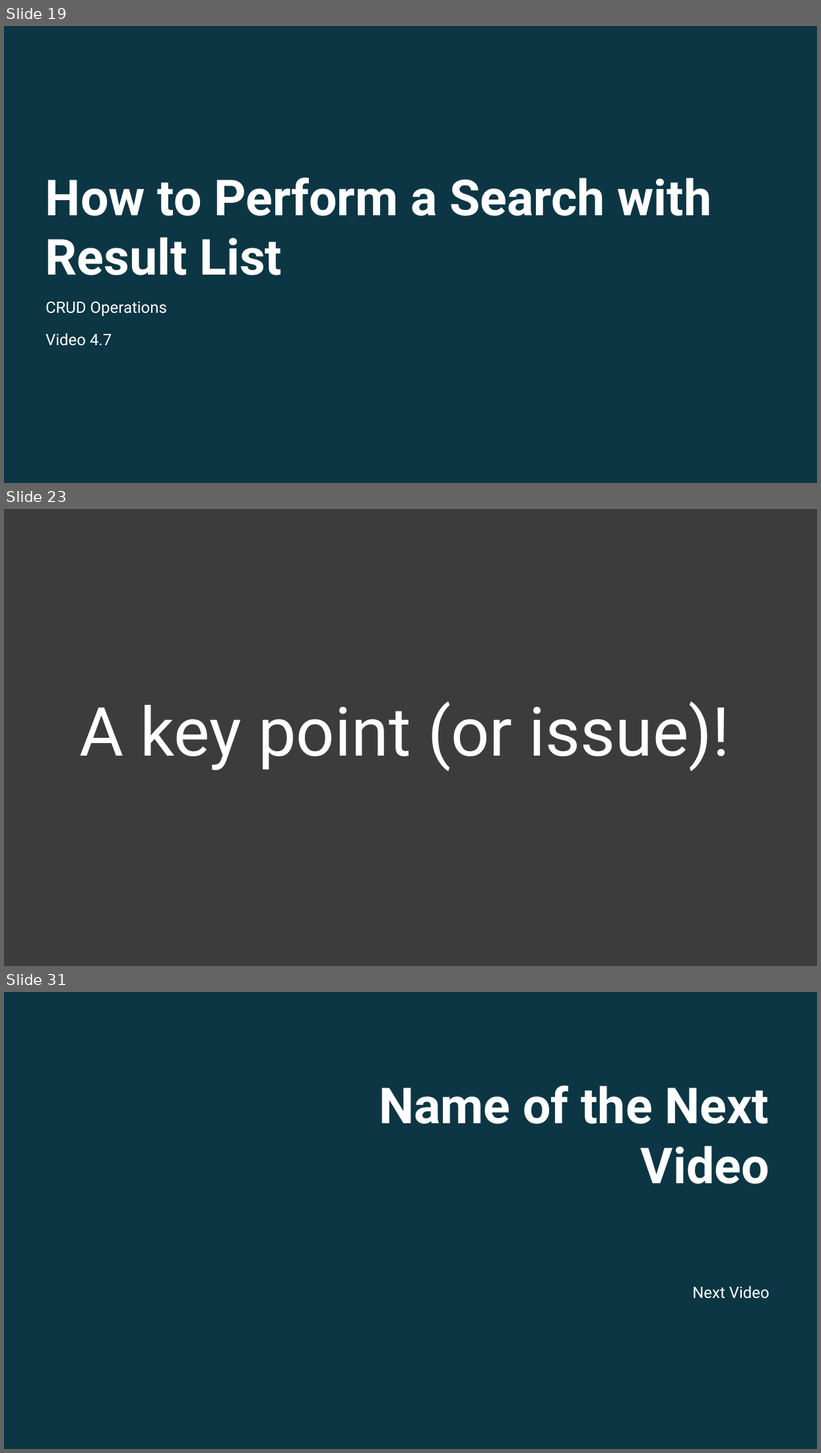
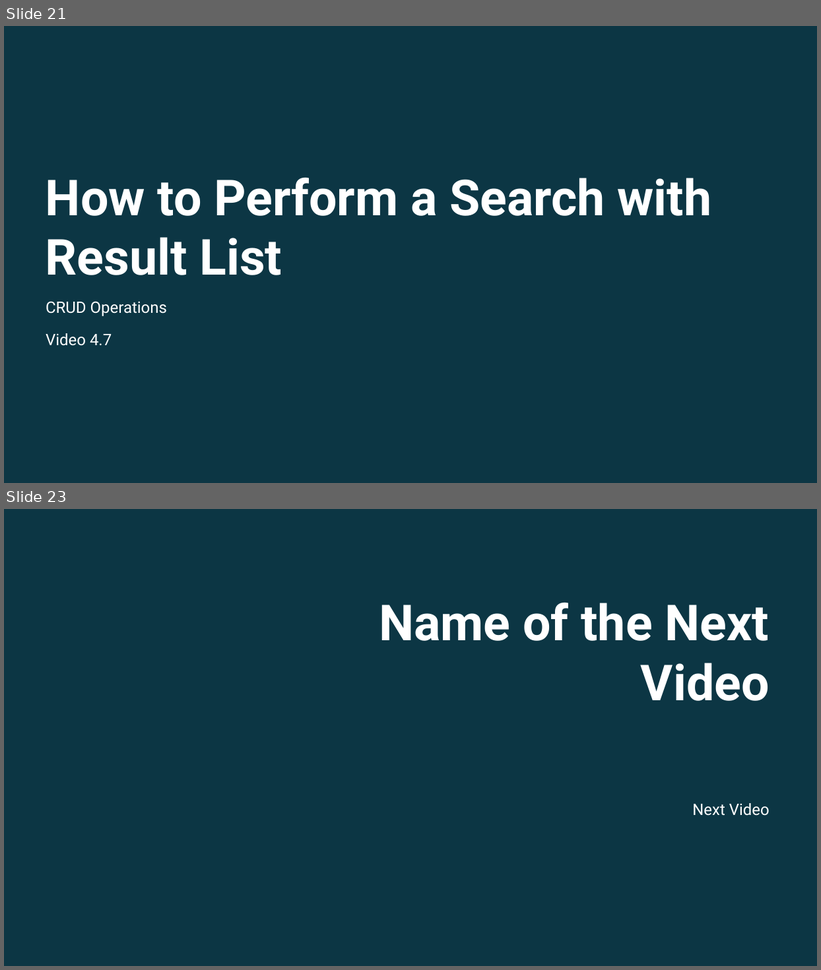
Before and after one commit to twalkerb/Entity-foundation-.NET-6, a slide deck: Sections/Section 4/Entity Fundamentals Using .NET 6_Section 4.pptx. Shown one above the other, each under a label of ours: slides 19, 23 and 31 before the commit, slides 21 and 23 after it; the slides between them are not shown. The pictures are 821x1453 and 821x970 pixels, drawn with LibreOffice and Linux fonts; fonts in the diff are those of the drawing; background and template pictures are left out; a plain dark background stands for a picture behind light text. Boxes give left, top, right and bottom in pixels: in the first picture for what was removed or moved away, otherwise in the second. Text is boxed around its words. In the diff, an @@ line names an element or a change of style, - is before the commit and + after.

```diff
--- a/Sections/Section 4/Entity Fundamentals Using .NET 6_Section 4.pptx
+++ b/Sections/Section 4/Entity Fundamentals Using .NET 6_Section 4.pptx
@@ slide 23 removed at (4,509,817,966), background #3C3C3C @@
@@ title removed at (79,702,730,772) @@
-A key point (or issue)!
@@ what was slide 19 is now slide 21 @@
@@ what was slide 31 is now slide 23 @@
```
Also in this commit, not shown: 1 slide changed, 3 slides added, 10 other slides removed, 17 other files.
